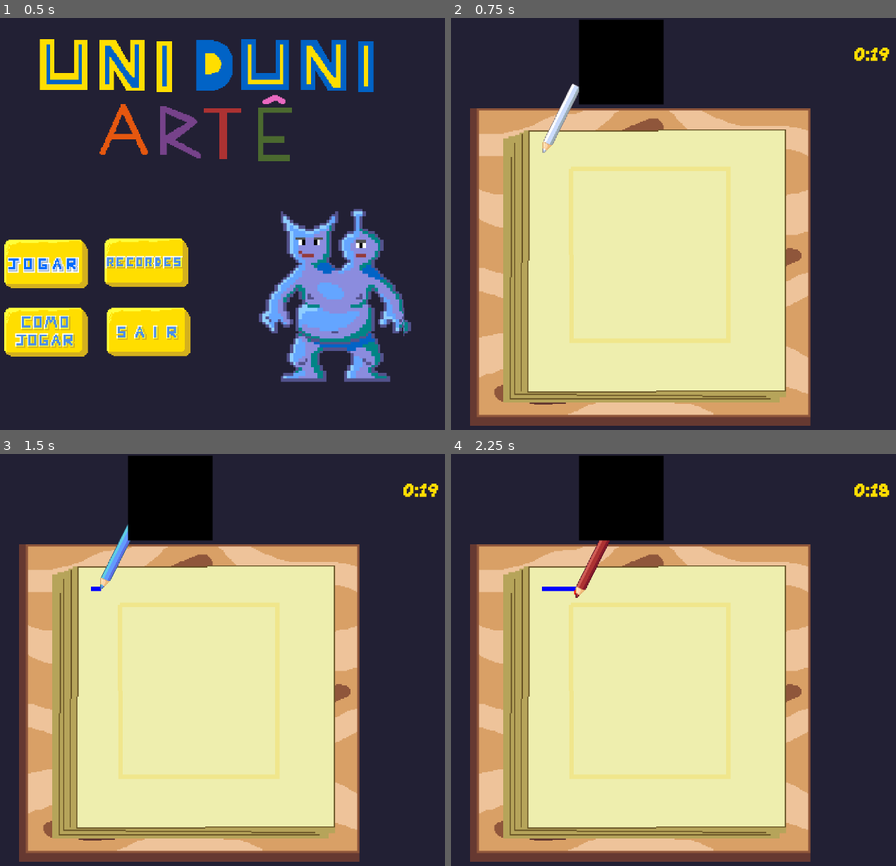
Above: before the commit, frames 1-4 (two rows, left to right).
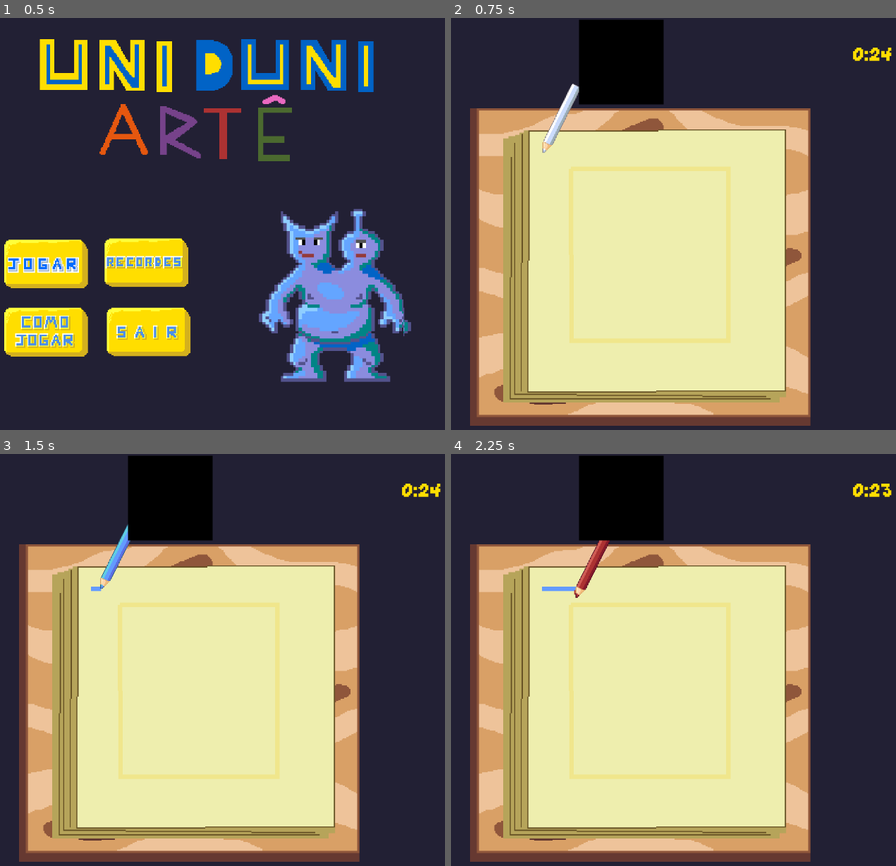
Above: after the commit, the same moments.

Repository: feliperieder/ultimate-color
Game: Godot game, scene res://Menus/Menu.tscn
Same seed, same stepped clock (60 frames per second), same inputs: the game is played once before the commit and once after it.
Inputs (mouse positions are in pixels of both pictures, inside the frame that each line leads up to):
- Up to frame 1 (0.5 s): no input
- Up to frame 2 (0.75 s): click (495, 265) at 0.5 s
- Up to frame 3 (1.5 s): tap Enter at 1.25 s; hold Right (right) from 1.28 s (still down); hold A (blue_color) from 1.28 s (still down)
- Up to frame 4 (2.25 s): release Right (right) at 2.03 s; release A (blue_color) at 2.03 s; hold Down (down) from 2.03 s (still down); tap Q (red_color) at 2.1 s

Frame 1 is identical in both runs. In frame 2, 0.2% of the frame differs, in the area x 90-100%, y 7-11%; in frame 3, 0.2%; in frame 4, 0.3%, in the area x 20-100%, y 7-35%.

Commit message:
new pink

Diff:
--- a/Levels/level2.tscn
+++ b/Levels/level2.tscn
@@ -27,7 +27,7 @@
 
 [node name="Timer" parent="." instance=ExtResource("3_xutns")]
 position = Vector2(1165, 84)
-timer_time = 25
+timer_time = 30
 
 [node name="Lines" type="Node2D" parent="."]
 
--- a/Players/drawing.gd
+++ b/Players/drawing.gd
@@ -13,13 +13,13 @@
 
 var drawing = false
 
-const COLOR_RED = Color.RED
-const COLOR_YELLOW = Color.YELLOW
-const COLOR_BLUE = Color.BLUE
+const COLOR_RED = Color(0.675, 0.196, 0.196)
+const COLOR_YELLOW = Color(0.882, 0.729, 0.09)
+const COLOR_BLUE = Color(0.388, 0.608, 1)
 const COLOR_WHITE = Color.WHITE
-const COLOR_PURPLE = Color.PURPLE
-const COLOR_PINK = Color.PINK
-const COLOR_GREEN = Color.GREEN
+const COLOR_PURPLE = Color(0.463, 0.259, 0.541)
+const COLOR_PINK = Color.HOT_PINK
+const COLOR_GREEN = Color(0.294, 0.412, 0.184)
 const COLOR_LIGHT_YELLOW = Color.LIGHT_GOLDENROD
 
 var level_finished = false
--- a/Players/drawing.tscn
+++ b/Players/drawing.tscn
@@ -7,3 +7,4 @@
 script = ExtResource("1_ty0aw")
 
 [node name="Line2D" type="Line2D" parent="."]
+default_color = Color(0.882353, 0.729412, 0.0901961, 1)
--- a/Points/DrawZone.tscn
+++ b/Points/DrawZone.tscn
@@ -9,7 +9,7 @@
 script = ExtResource("1_nfdca")
 
 [node name="CollisionShape2D" type="CollisionShape2D" parent="."]
-scale = Vector2(0.5, 0.5)
+scale = Vector2(0.25, 0.25)
 shape = SubResource("RectangleShape2D_0trug")
 
 [connection signal="body_entered" from="." to="." method="_on_body_entered"]
--- a/level_line.gd
+++ b/level_line.gd
@@ -8,7 +8,7 @@
 @export_enum("red", "yellow", "blue", "white", "purple", "pink", "light_yellow", "green") var color = "red"
 const COLOR_RED = Color.INDIAN_RED
 const COLOR_YELLOW = Color.KHAKI
-const COLOR_BLUE = Color.CORNFLOWER_BLUE
+const COLOR_BLUE = Color.SKY_BLUE
 const COLOR_WHITE = Color.FLORAL_WHITE
 const COLOR_PURPLE = Color.MEDIUM_PURPLE
 const COLOR_PINK = Color.MISTY_ROSE
--- a/main.tscn
+++ b/main.tscn
@@ -24,7 +24,7 @@
 
 [node name="Timer" parent="." instance=ExtResource("7_v6ubg")]
 position = Vector2(1165, 84)
-timer_time = 20
+timer_time = 25
 
 [node name="UILayer" parent="." instance=ExtResource("7_8x0ow")]
 
Binary file changed: Art/Pencil/LAPIS_rosa.png
Not shown, changed: Art/Pencil/LAPIS_rosa.png.import
